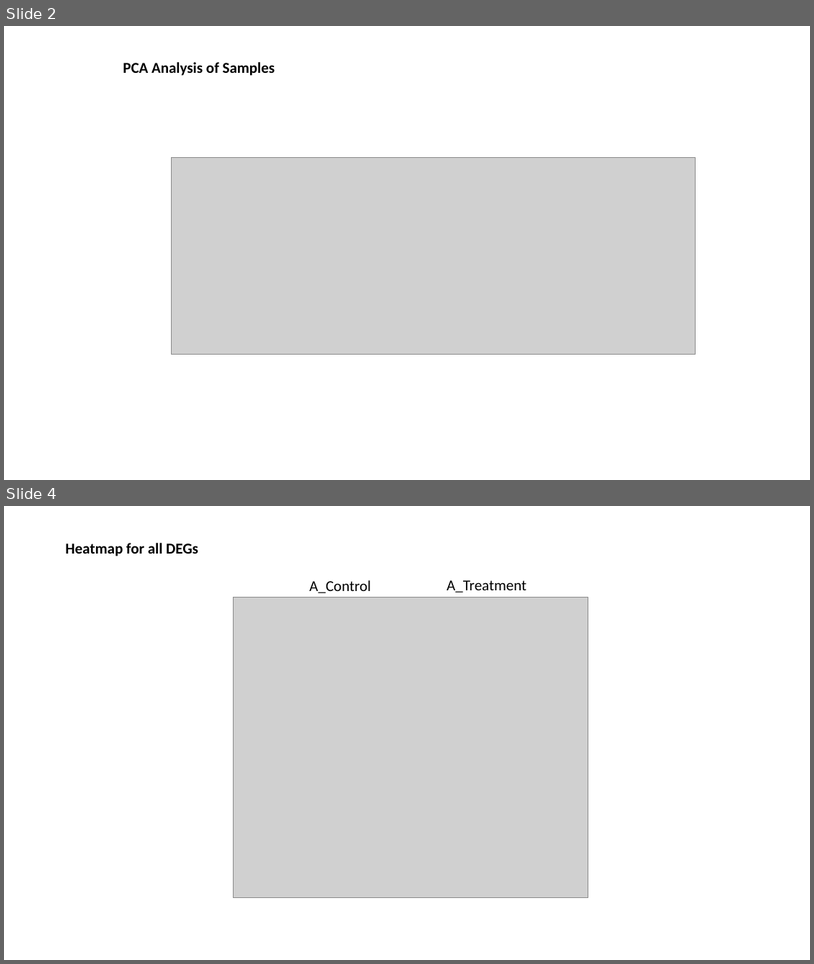
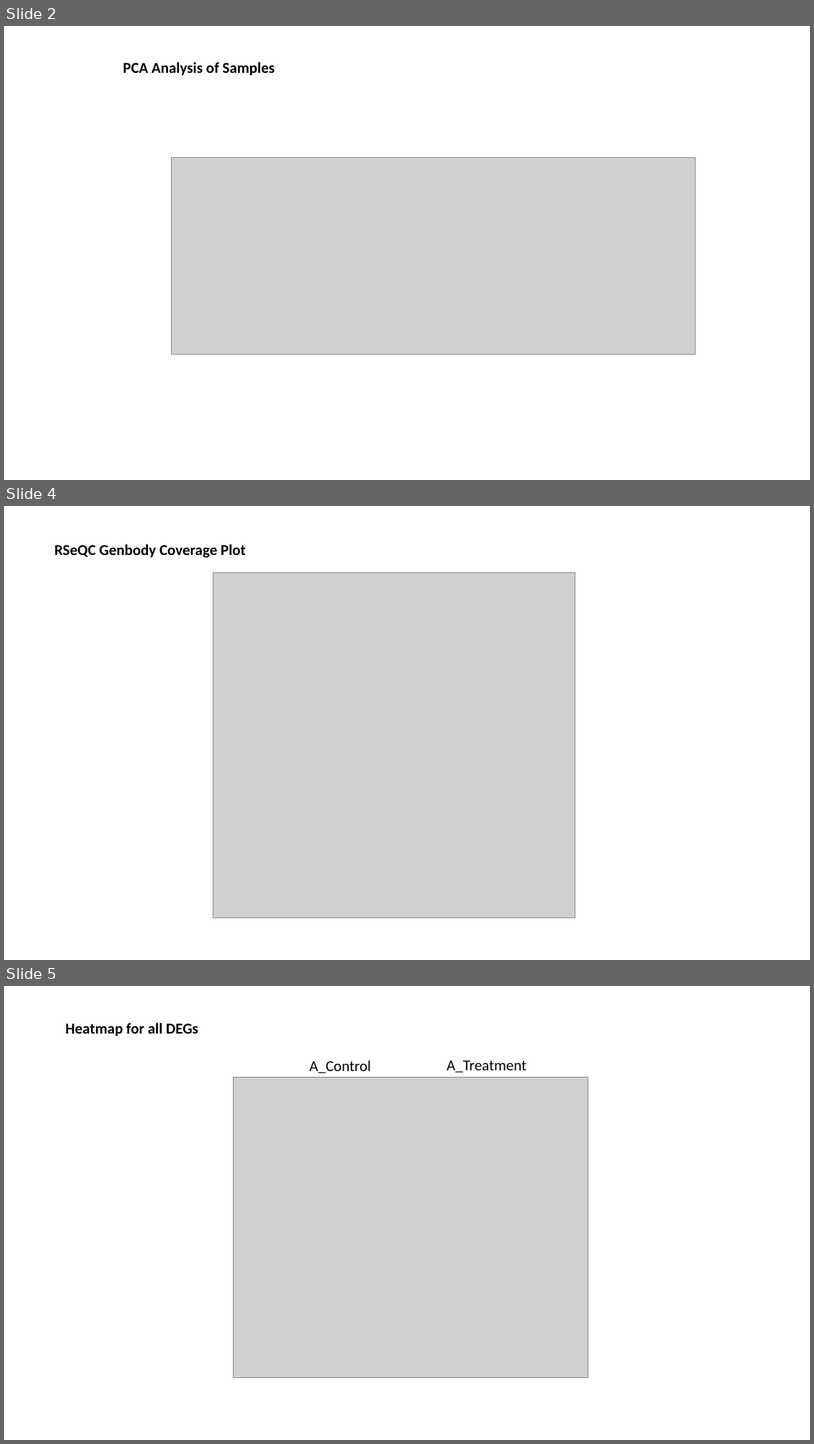
Before and after one commit to mikefeixu/RNA-Seq, a slide deck: Example of Plots.pptx. Shown one above the other, each under a label of ours: slides 2 and 4 before the commit, slides 2, 4 and 5 after it; the slides between them are not shown. The pictures are 814x964 and 814x1444 pixels, drawn with LibreOffice and Linux fonts; fonts in the diff are those of the drawing; grey boxes stand for pictures. Boxes give left, top, right and bottom in pixels: in the first picture for what was removed or moved away, otherwise in the second. Text is boxed around its words. In the diff, an @@ line names an element or a change of style, - is before the commit and + after.

Commit message:
Added RSeQC results for genebody coverage.

```diff
--- a/Example of Plots.pptx
+++ b/Example of Plots.pptx
@@ slide 4 added at bbox=[4, 506, 810, 960], background #FFFFFF @@
@@ text added at bbox=[54, 544, 246, 558], 18 pt, text #000000, bold @@
+RSeQC Genbody Coverage Plot
@@ picture added at bbox=[214, 572, 576, 918] @@
@@ what was slide 4 is now slide 5 @@
```
Also in this commit, not shown: 1 slide changed.
